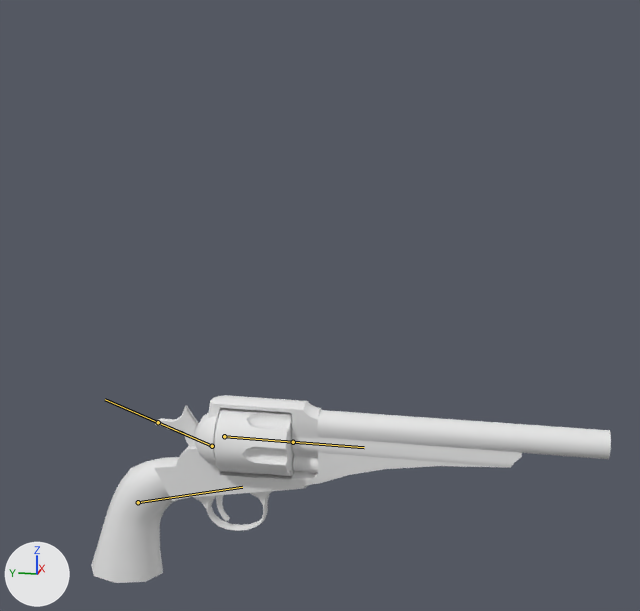
The FBX model 3D Assets/All Weapons/Player Weapons/WEP_RepeaterRevolver_001/WEP_ANI_RepeaterRevolver_001/WEP_Revolver_Repeater_Animations_Shoot_001.fbx, before and after one commit.
Before and after are seen from a camera (50 mm lens) standing at (-0.767, -0.339, 0.404) and looking at (0.005, -0.185, 0.211). Lighting does not change. The marker at lower left points along +X, +Y and +Z. Both versions are drawn at frame 5 of the action 'Armature|WEP_Revolver_Repeater_Standard_Shoot_001'; the numbers are the values there. The bones that bend it are drawn over the model as lines.

The first picture shows 'Revolver'.
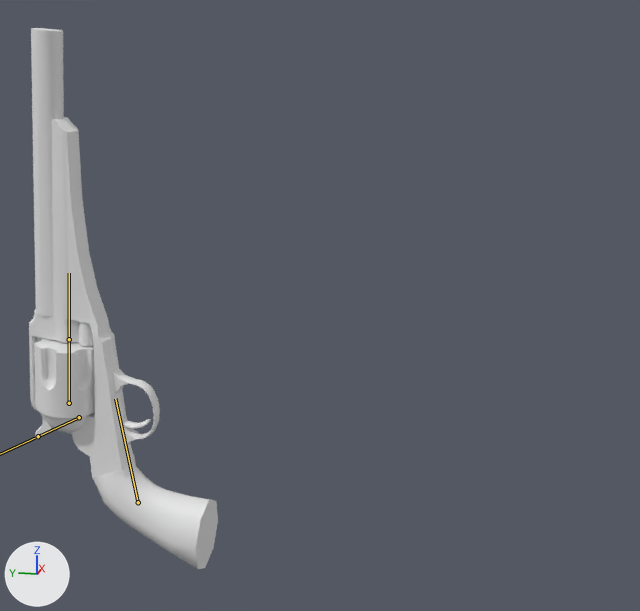
Location of each change, (x1, y1, x2, y2) in pixels of the pictures (640 x 611 px):
'Revolver', posed (64% narrower, 187% taller)
    before: (91, 395, 611, 583)
    after: (29, 28, 218, 569)
bone 'Gun', root to tip
    before: (138, 502) to (242, 487)
    after: (138, 502) to (115, 398)
bone 'Hammer', root to tip
    before: (212, 446) to (158, 422)
    after: (79, 417) to (38, 436)
bone 'Cilinder', root to tip
    before: (224, 436) to (293, 442)
    after: (69, 403) to (69, 339)

What the commit changed:
Bone 'Gun' (bone_gun) turns from (0, 0, 0) to (-83, 3, 7) degrees about its own x, y and z.
Bone 'Hammer' (bone_hammer) turns from (-35, 0, 0) to (0, 0, 0) degrees about its own x, y and z.
Bone 'Cilinder' (bone_cilinder) turns from (0, 33, 0) to (0, 25, 0) degrees about its own x, y and z.
